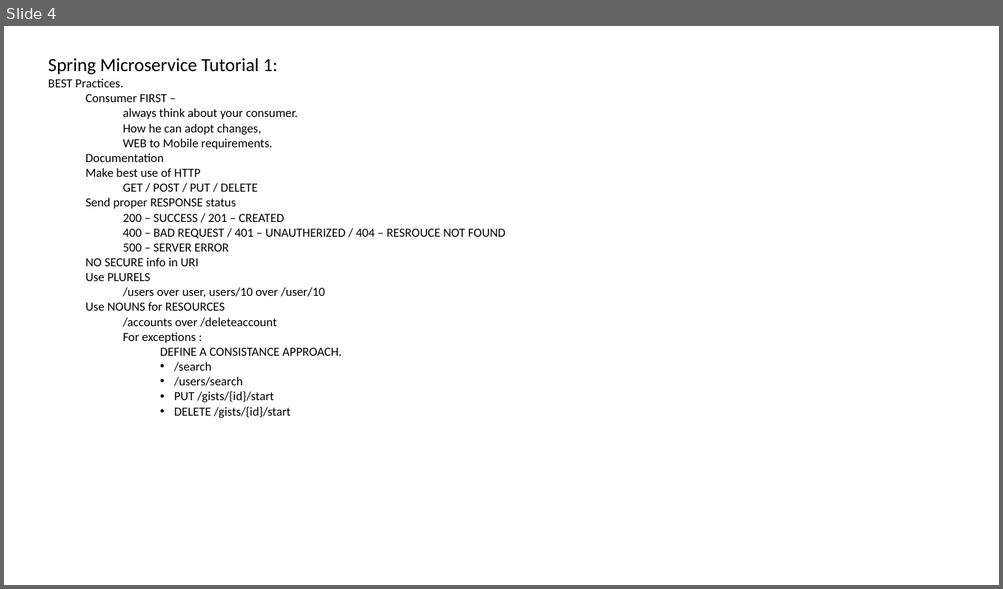
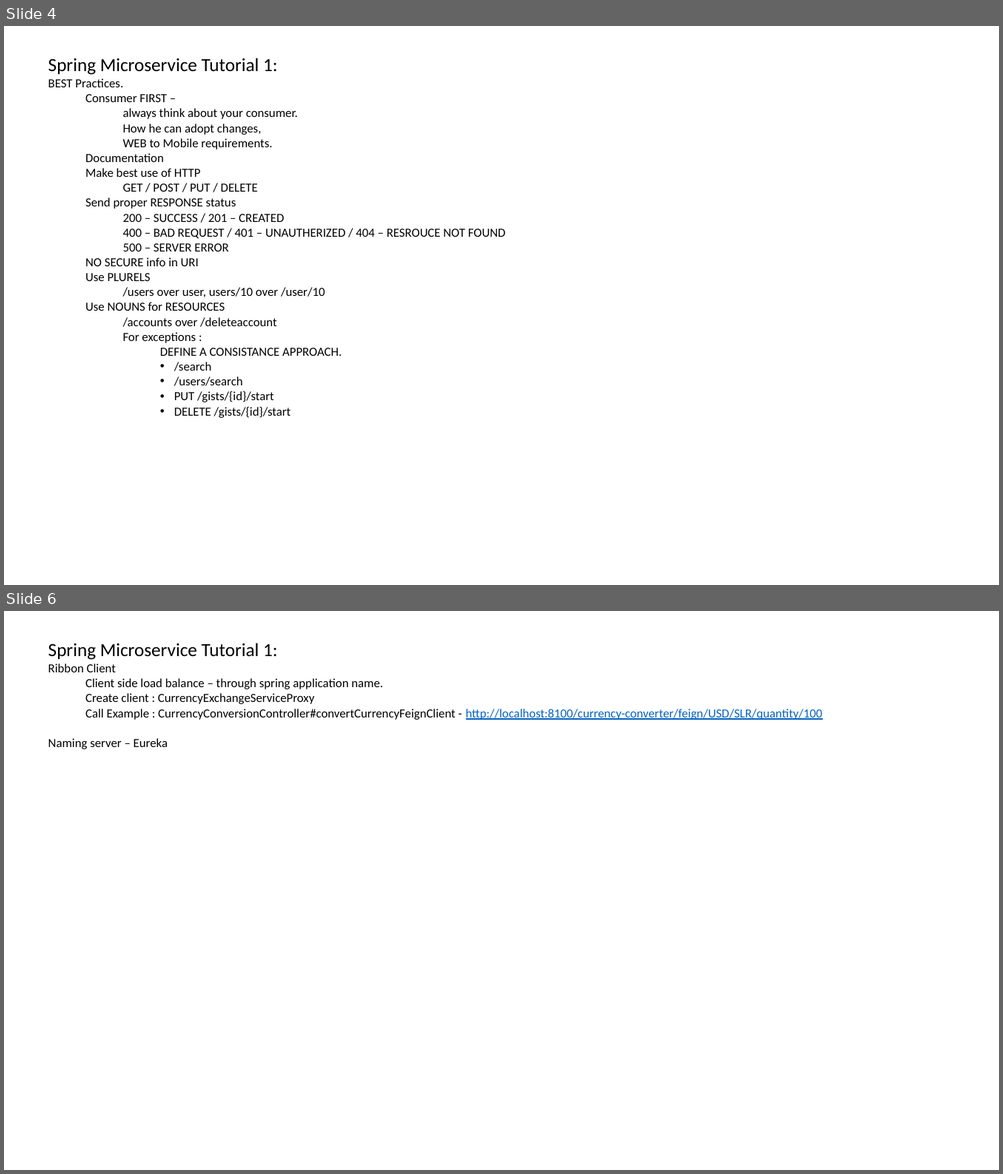
Before and after one commit to TechCR-Tutorial/spring_microservice_tutorial_1, a slide deck: spring_micro_tute_1.pptx. Shown one above the other, each under a label of ours: slide 4 before the commit, slides 4 and 6 after it; the slides between them are not shown. The pictures are 1003x589 and 1003x1174 pixels, drawn with LibreOffice and Linux fonts; fonts in the diff are those of the drawing. Boxes give left, top, right and bottom in pixels: in the first picture for what was removed or moved away, otherwise in the second. Text is boxed around its words. In the diff, an @@ line names an element or a change of style, - is before the commit and + after.

```diff
--- a/spring_micro_tute_1.pptx
+++ b/spring_micro_tute_1.pptx
@@ slide 6 added at bbox=[4, 611, 999, 1170], background #FFFFFF @@
@@ text added at bbox=[48, 643, 822, 749], 12 pt, text #000000 @@
+Spring Microservice Tutorial 1:
+Ribbon Client
+  Client side load balance – through spring application name.
+  Create client : CurrencyExchangeServiceProxy
+  Call Example : CurrencyConversionController#convertCurrencyFeignClient - http://localhost:8100/currency-converter/feign/USD/SLR/quantity/100
+Naming server – Eureka
```
Also in this commit, not shown: 2 slides changed, 39 other files.
